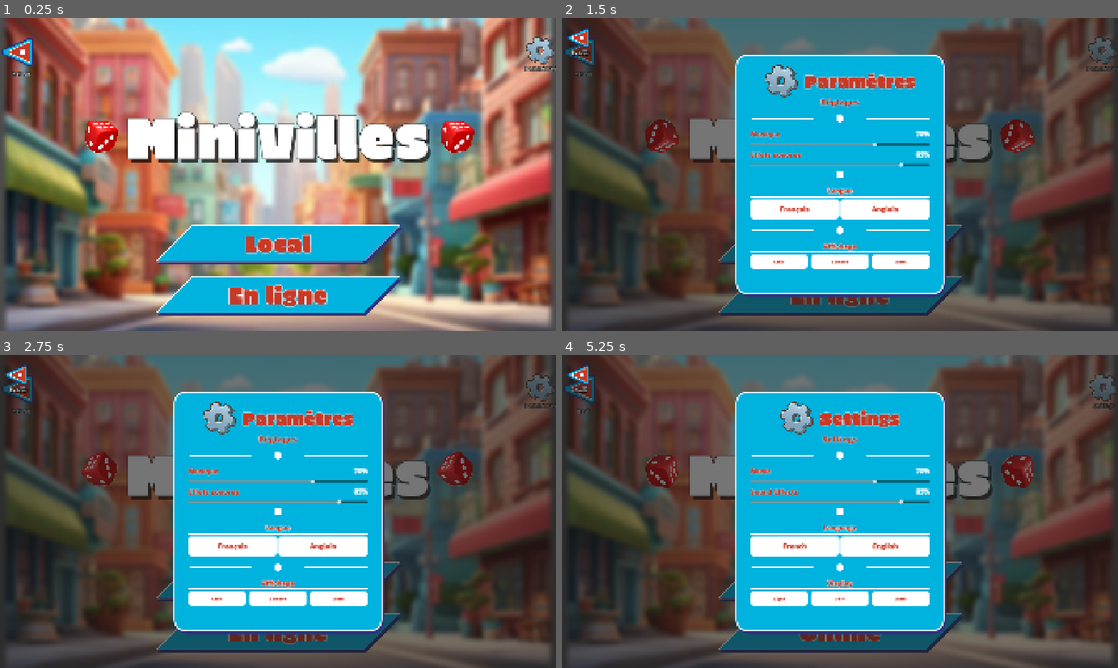
Above: before the commit, frames 1-4 (two rows, left to right).
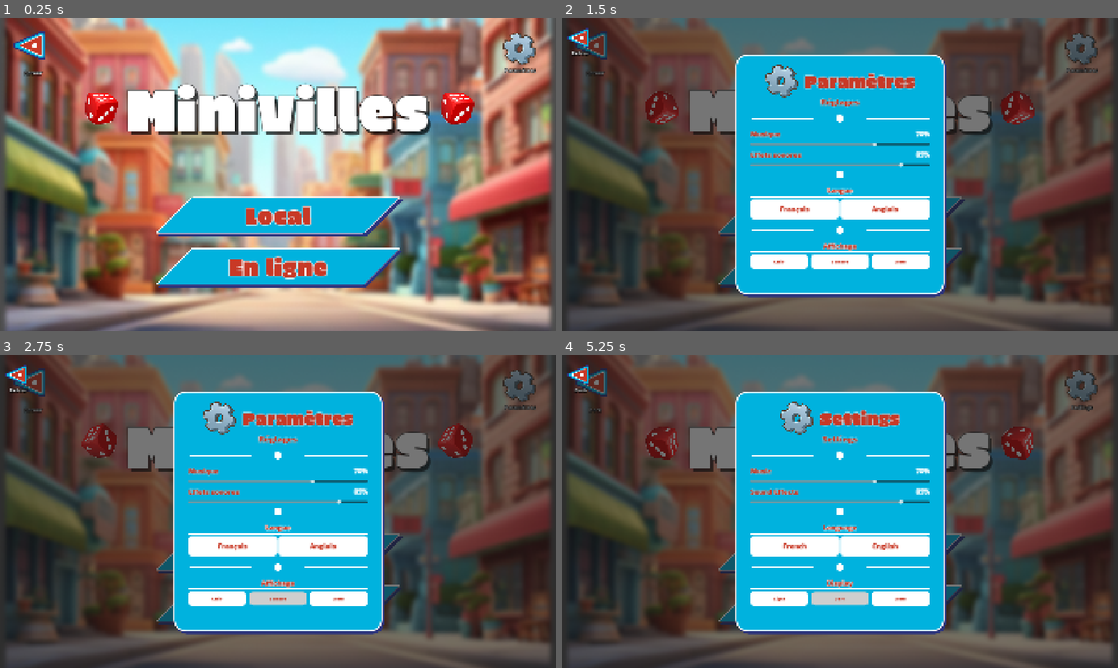
Above: after the commit, the same moments.

Repository: NyHaja/Minivilles
Game: Godot game, scene res://scene/Ecran principale/mode_de_jeu.tscn
The game is run twice, just before and just after one commit, with the same random seed, the same clock (stepped at 60 frames per second) and the same inputs. This scene is started directly instead of the project's main scene.
Inputs (mouse positions are in pixels of both pictures, inside the frame that each line leads up to; where the layout moved, square brackets give the same spot in the first picture):
- Up to frame 1 (0.25 s): no input
- Up to frame 2 (1.5 s): click (1079, 49) [1101, 49] at 0.5 s; click "Local" at 1.25 s
- Up to frame 3 (2.75 s): click "En ligne" at 2 s
- Up to frame 4 (5.25 s): click (595, 383) at 2.77 s; click "Français" at 3.5 s; click "Anglais" at 4.25 s; click "Online" at 5 s

The runs differ from the first frame. In frame 1, 27% of the frame differs, in the area x 0-100%, y 4-96%; in frame 2, 8.9%; in frame 3, 9.4%; in frame 4, 9.3%.

Commit message:
Uniformisation effets boutons et corrections navigation IHM
- Suppression des tweens modulate sur tous les boutons (btn_solo, btn_multi, btn_creer, btn_pret, btn_parametres, btn_regles, btn_parametres_attente_lobby, stats_joueur, attente_lobby)
- Ajout texture_hover sur TextureButtons (backArrowPress, iconeparamètre) dans mode_de_jeu, local_lobby, rejoindre_lobby, choix_lobby
- Correction navigation bouton retour dans local_lobby, rejoindre_lobby, mode_de_jeu
- Fleches directionnelles (btn_fleche.gd) : effet scale+assombrissement au clic uniquement
- mode_de_jeu : remplacement section Règles par bouton Retour, BtnParametres fonctionnel
- Taille Fleche retour dans mode_de_jeu : 150x150
- Correction Content mouse_filter=2 pour éviter blocage des clics sur BtnRetour
- Fix navigation profil.gd vers connected_screen.tscn

Diff:
--- a/mini-ville/scene/Ecran principale/mode_de_jeu.tscn
+++ b/mini-ville/scene/Ecran principale/mode_de_jeu.tscn
@@ -13,6 +13,7 @@
 [ext_resource type="LabelSettings" uid="uid://d1nxsgm600800" path="res://assets/Themebtn/new_label_settings.tres" id="13_v37wi"]
 [ext_resource type="Texture2D" uid="uid://dsqby0bl5kmvw" path="res://assets/icon/settingicon.png" id="14_fny1t"]
 [ext_resource type="Script" uid="uid://btjy2f3fivf6f" path="res://script/scene/Popup/btn_parametres.gd" id="15_mqpi4"]
+[ext_resource type="Texture2D" uid="uid://kvqwb5inm5vu" path="res://assets/icon/iconeparamètre.png" id="14_hover"]
 [ext_resource type="Texture2D" uid="uid://c1imgygktxl57" path="res://assets/icon/backArrow.png" id="16_back"]
 [ext_resource type="Texture2D" uid="uid://bs4j15ninqarw" path="res://assets/icon/backArrowPress.png" id="17_backp"]
 
@@ -43,57 +44,9 @@
 anchor_bottom = 1.0
 grow_horizontal = 2
 grow_vertical = 2
+mouse_filter = 2
 theme_override_constants/separation = 50
 alignment = 1
-
-[node name="HBoxContainer2" type="HBoxContainer" parent="Content" unique_id=1713461663]
-layout_mode = 2
-
-[node name="BtnRetour" type="VBoxContainer" parent="Content/HBoxContainer2" unique_id=100000050]
-layout_mode = 2
-size_flags_horizontal = 0
-mouse_filter = 0
-theme_override_constants/separation = 5
-
-[node name="Fleche" type="TextureButton" parent="Content/HBoxContainer2/BtnRetour" unique_id=1943198583]
-custom_minimum_size = Vector2(70, 70)
-layout_mode = 2
-size_flags_horizontal = 4
-mouse_filter = 2
-texture_normal = ExtResource("16_back")
-texture_pressed = ExtResource("17_backp")
-texture_hover = ExtResource("17_backp")
-stretch_mode = 5
-
-[node name="TexteRetour" type="Label" parent="Content/HBoxContainer2/BtnRetour" unique_id=100000052]
-layout_mode = 2
-size_flags_horizontal = 4
-text = "Retour"
-label_settings = ExtResource("13_v37wi")
-horizontal_alignment = 1
-
-[node name="VBoxContainer" type="VBoxContainer" parent="Content/HBoxContainer2" unique_id=920821242]
-layout_mode = 2
-size_flags_horizontal = 10
-theme_override_constants/separation = -20
-alignment = 1
-
-[node name="BtnParametres" type="TextureButton" parent="Content/HBoxContainer2/VBoxContainer" unique_id=382097206]
-custom_minimum_size = Vector2(100, 100)
-layout_mode = 2
-size_flags_horizontal = 4
-size_flags_vertical = 3
-texture_normal = ExtResource("14_fny1t")
-ignore_texture_size = true
-stretch_mode = 5
-script = ExtResource("15_mqpi4")
-
-[node name="TexteParametres" type="Label" parent="Content/HBoxContainer2/VBoxContainer" unique_id=1191556903]
-layout_mode = 2
-size_flags_vertical = 6
-text = "Paramètres"
-label_settings = ExtResource("13_v37wi")
-horizontal_alignment = 1
 
 [node name="Title" type="MarginContainer" parent="Content" unique_id=300086292]
 layout_mode = 2
@@ -172,3 +125,51 @@
 theme_override_styles/focus = ExtResource("7_y6f07")
 text = "En ligne"
 script = ExtResource("10_okktj")
+
+[node name="BtnRetour" type="VBoxContainer" parent="." unique_id=100000050]
+layout_mode = 0
+offset_left = 30.0
+offset_top = 20.0
+offset_right = 200.0
+offset_bottom = 160.0
+theme_override_constants/separation = 5
+
+[node name="Fleche" type="TextureButton" parent="BtnRetour" unique_id=1943198583]
+custom_minimum_size = Vector2(150, 150)
+layout_mode = 2
+size_flags_horizontal = 4
+texture_normal = ExtResource("16_back")
+texture_pressed = ExtResource("17_backp")
+texture_hover = ExtResource("17_backp")
+ignore_texture_size = true
+stretch_mode = 5
+
+[node name="TexteRetour" type="Label" parent="BtnRetour" unique_id=100000052]
+layout_mode = 2
+size_flags_horizontal = 4
+text = "Retour"
+label_settings = ExtResource("13_v37wi")
+horizontal_alignment = 1
+
+[node name="BtnParametres" type="TextureButton" parent="." unique_id=382097206]
+layout_mode = 0
+offset_left = 1736.0
+offset_top = 48.0
+offset_right = 1852.0
+offset_bottom = 164.0
+texture_normal = ExtResource("14_fny1t")
+texture_pressed = ExtResource("14_hover")
+texture_hover = ExtResource("14_hover")
+ignore_texture_size = true
+stretch_mode = 5
+script = ExtResource("15_mqpi4")
+
+[node name="TexteParametres" type="Label" parent="." unique_id=1191556903]
+layout_mode = 0
+offset_left = 1676.0
+offset_top = 166.0
+offset_right = 1915.0
+offset_bottom = 206.0
+text = "Paramètres"
+label_settings = ExtResource("13_v37wi")
+horizontal_alignment = 1
--- a/mini-ville/scene/Local/local_lobby.tscn
+++ b/mini-ville/scene/Local/local_lobby.tscn
@@ -10,6 +10,7 @@
 [ext_resource type="Texture2D" uid="uid://dulxo2tcqe74g" path="res://assets/icon/chronometre.png" id="10_1tuen"]
 [ext_resource type="Texture2D" uid="uid://b6rtifuh8un50" path="res://assets/icon/joueur.png" id="10_qqwuh"]
 [ext_resource type="Texture2D" uid="uid://c1imgygktxl57" path="res://assets/icon/backArrow.png" id="11_vus0f"]
+[ext_resource type="Texture2D" uid="uid://bs4j15ninqarw" path="res://assets/icon/backArrowPress.png" id="11_backp"]
 [ext_resource type="StyleBox" uid="uid://dyofc8inyhga3" path="res://assets/Themebtn/butonstyle.tres" id="13_yejr6"]
 [ext_resource type="StyleBox" uid="uid://dp1n54e7xh6d1" path="res://assets/Themebtn/butonstylePress.tres" id="14_nmhnt"]
 
@@ -53,12 +54,14 @@
 mouse_filter = 0
 theme_override_constants/separation = 5
 
-[node name="Fleche" type="TextureRect" parent="BtnRetour" unique_id=100000051]
+[node name="Fleche" type="TextureButton" parent="BtnRetour" unique_id=100000051]
 custom_minimum_size = Vector2(70, 70)
 layout_mode = 2
 size_flags_horizontal = 4
-mouse_filter = 2
-texture = ExtResource("11_vus0f")
+texture_normal = ExtResource("11_vus0f")
+texture_pressed = ExtResource("11_backp")
+texture_hover = ExtResource("11_backp")
+ignore_texture_size = true
 stretch_mode = 5
 
 [node name="TexteRetour" type="Label" parent="BtnRetour" unique_id=100000052]
@@ -75,6 +78,7 @@
 anchor_bottom = 1.0
 grow_horizontal = 2
 grow_vertical = 2
+mouse_filter = 2
 theme_override_constants/separation = 15
 alignment = 1
 
--- a/mini-ville/scene/Multijoueur/choix_lobby.tscn
+++ b/mini-ville/scene/Multijoueur/choix_lobby.tscn
@@ -7,6 +7,7 @@
 [ext_resource type="Script" uid="uid://0gh11ajwtoq3" path="res://script/scene/Local/de.gd" id="4_voudi"]
 [ext_resource type="LabelSettings" uid="uid://ch3eob5twgr5n" path="res://assets/Themebtn/miniville.tres" id="5_5d6vx"]
 [ext_resource type="Texture2D" uid="uid://dsqby0bl5kmvw" path="res://assets/icon/settingicon.png" id="5_5e00k"]
+[ext_resource type="Texture2D" uid="uid://kvqwb5inm5vu" path="res://assets/icon/iconeparamètre.png" id="5_hover"]
 [ext_resource type="Texture2D" uid="uid://bcowl0kyuw8d1" path="res://assets/icon/dice.png" id="7_c443o"]
 [ext_resource type="FontFile" uid="uid://dql41vkn5vfyl" path="res://assets/Fonts/EricaOne-Regular.ttf" id="7_hgeqn"]
 [ext_resource type="StyleBox" uid="uid://dyofc8inyhga3" path="res://assets/Themebtn/butonstyle.tres" id="8_cmag3"]
@@ -59,7 +60,6 @@
 custom_minimum_size = Vector2(70, 70)
 layout_mode = 2
 size_flags_horizontal = 4
-mouse_filter = 2
 texture_normal = ExtResource("3_5e00k")
 texture_pressed = ExtResource("4_c443o")
 texture_hover = ExtResource("4_c443o")
@@ -83,6 +83,8 @@
 size_flags_horizontal = 4
 size_flags_vertical = 3
 texture_normal = ExtResource("5_5e00k")
+texture_pressed = ExtResource("5_hover")
+texture_hover = ExtResource("5_hover")
 ignore_texture_size = true
 stretch_mode = 5
 script = ExtResource("13_i8vfo")
--- a/mini-ville/scene/Multijoueur/rejoindre_lobby.tscn
+++ b/mini-ville/scene/Multijoueur/rejoindre_lobby.tscn
@@ -3,6 +3,8 @@
 [ext_resource type="Script" uid="uid://cfo0iiykc6iud" path="res://script/scene/Multijoueur/rejoindre_lobby.gd" id="1_rcr0h"]
 [ext_resource type="Texture2D" uid="uid://0h56cl0cwlwg" path="res://assets/Background/bg_lobby.png" id="2_sbngy"]
 [ext_resource type="Texture2D" uid="uid://dai68kq41v4bn" path="res://assets/icon/backArrow.png" id="3_rcr0h"]
+[ext_resource type="Texture2D" uid="uid://bs4j15ninqarw" path="res://assets/icon/backArrowPress.png" id="3_backp"]
+[ext_resource type="Texture2D" uid="uid://kvqwb5inm5vu" path="res://assets/icon/iconeparamètre.png" id="5_hover"]
 [ext_resource type="LabelSettings" uid="uid://d1nxsgm600800" path="res://assets/Themebtn/new_label_settings.tres" id="4_i2uor"]
 [ext_resource type="Texture2D" uid="uid://bor17sgvxdsvw" path="res://assets/icon/settingicon.png" id="5_sbngy"]
 [ext_resource type="Script" uid="uid://btjy2f3fivf6f" path="res://script/scene/Popup/btn_parametres.gd" id="6_wubpy"]
@@ -98,12 +100,14 @@
 mouse_filter = 0
 theme_override_constants/separation = 5
 
-[node name="Fleche" type="TextureRect" parent="BtnRetour" unique_id=100000051]
+[node name="Fleche" type="TextureButton" parent="BtnRetour" unique_id=100000051]
 custom_minimum_size = Vector2(70, 70)
 layout_mode = 2
 size_flags_horizontal = 4
-mouse_filter = 2
-texture = ExtResource("3_rcr0h")
+texture_normal = ExtResource("3_rcr0h")
+texture_pressed = ExtResource("3_backp")
+texture_hover = ExtResource("3_backp")
+ignore_texture_size = true
 stretch_mode = 5
 
 [node name="TexteRetour" type="Label" parent="BtnRetour" unique_id=100000052]
@@ -120,6 +124,10 @@
 offset_right = 1852.0
 offset_bottom = 164.0
 texture_normal = ExtResource("5_sbngy")
+texture_pressed = ExtResource("5_hover")
+texture_hover = ExtResource("5_hover")
+ignore_texture_size = true
+stretch_mode = 5
 script = ExtResource("6_wubpy")
 
 [node name="TexteParametres" type="Label" parent="." unique_id=2020493256]
--- a/mini-ville/script/scene/Ecran principal/local_lobby.gd
+++ b/mini-ville/script/scene/Ecran principal/local_lobby.gd
@@ -19,19 +19,8 @@
 	%ArrowGaucheJoueurs.pressed.connect(_on_joueurs_gauche)
 	%ArrowDroiteJoueurs.pressed.connect(_on_joueurs_droite)
 	%BtnLancer.pressed.connect(_on_lancer)
-	%BtnLancer.mouse_entered.connect(func():
-		var t = %BtnLancer.create_tween()
-		t.tween_property(%BtnLancer, "modulate", Color(1.3, 1.3, 1.3), 0.1))
-	%BtnLancer.mouse_exited.connect(func():
-		var t = %BtnLancer.create_tween()
-		t.tween_property(%BtnLancer, "modulate", Color(1, 1, 1), 0.1))
-	%BtnLancer.button_down.connect(func():
-		var t = %BtnLancer.create_tween()
-		t.tween_property(%BtnLancer, "modulate", Color(0.7, 0.7, 0.7), 0.05))
-	%BtnLancer.button_up.connect(func():
-		var t = %BtnLancer.create_tween()
-		t.tween_property(%BtnLancer, "modulate", Color(1, 1, 1), 0.1))
-	pass # retour géré dans _input
+	$BtnRetour/Fleche.pressed.connect(func():
+		get_tree().change_scene_to_file("res://scene/Ecran principale/mode_de_jeu.tscn"))
 	_update_joueurs()
 
 
@@ -73,10 +62,6 @@
 	get_tree().change_scene_to_file("res://scene/Prototype/V3/main.tscn")
 
 
-func _input(event):
-	if event is InputEventMouseButton and event.button_index == MOUSE_BUTTON_LEFT and event.pressed:
-		if $BtnRetour.get_global_rect().has_point(event.position):
-			get_tree().change_scene_to_file("res://scene/Ecran principale/mode_de_jeu.tscn")
 
 
 func _update_joueurs():
--- a/mini-ville/script/scene/Ecran principal/mode_de_jeu.gd
+++ b/mini-ville/script/scene/Ecran principal/mode_de_jeu.gd
@@ -1,9 +1,8 @@
 extends Control
 
 func _ready():
-	$Content/HBoxContainer2/BtnRetour.gui_input.connect(func(event):
-		if event is InputEventMouseButton and event.button_index == MOUSE_BUTTON_LEFT and event.pressed:
-			if PlayerData.is_logged_in():
-				get_tree().change_scene_to_file("res://scene/Ecran principale/connected_screen.tscn")
-			else:
-				get_tree().change_scene_to_file("res://scene/Ecran principale/guest_screen.tscn"))
+	$BtnRetour/Fleche.pressed.connect(func():
+		if PlayerData.is_logged_in():
+			get_tree().change_scene_to_file("res://scene/Ecran principale/connected_screen.tscn")
+		else:
+			get_tree().change_scene_to_file("res://scene/Ecran principale/guest_screen.tscn"))
--- a/mini-ville/script/scene/Local/btn_multi.gd
+++ b/mini-ville/script/scene/Local/btn_multi.gd
@@ -2,31 +2,7 @@
 
 
 func _ready():
-	mouse_entered.connect(_on_hover_start)
-	mouse_exited.connect(_on_hover_end)
-	button_down.connect(_on_button_down)
-	button_up.connect(_on_button_up)
 	pressed.connect(_on_pressed)
-
-
-func _on_hover_start():
-	var tween = create_tween()
-	tween.tween_property(self, "modulate", Color(1.3, 1.3, 1.3), 0.1)
-
-
-func _on_hover_end():
-	var tween = create_tween()
-	tween.tween_property(self, "modulate", Color(1, 1, 1), 0.1)
-
-
-func _on_button_down():
-	var tween = create_tween()
-	tween.tween_property(self, "modulate", Color(0.7, 0.7, 0.7), 0.05)
-
-
-func _on_button_up():
-	var tween = create_tween()
-	tween.tween_property(self, "modulate", Color(1, 1, 1), 0.1)
 
 
 func _on_pressed():
--- a/mini-ville/script/scene/Local/btn_solo.gd
+++ b/mini-ville/script/scene/Local/btn_solo.gd
@@ -2,31 +2,7 @@
 
 
 func _ready():
-	mouse_entered.connect(_on_hover_start)
-	mouse_exited.connect(_on_hover_end)
-	button_down.connect(_on_button_down)
-	button_up.connect(_on_button_up)
 	pressed.connect(_on_pressed)
-
-
-func _on_hover_start():
-	var tween = create_tween()
-	tween.tween_property(self, "modulate", Color(1.3, 1.3, 1.3), 0.1)
-
-
-func _on_hover_end():
-	var tween = create_tween()
-	tween.tween_property(self, "modulate", Color(1, 1, 1), 0.1)
-
-
-func _on_button_down():
-	var tween = create_tween()
-	tween.tween_property(self, "modulate", Color(0.7, 0.7, 0.7), 0.05)
-
-
-func _on_button_up():
-	var tween = create_tween()
-	tween.tween_property(self, "modulate", Color(1, 1, 1), 0.1)
 
 
 func _on_pressed():
--- a/mini-ville/script/scene/Multijoueur/attente_lobby.gd
+++ b/mini-ville/script/scene/Multijoueur/attente_lobby.gd
@@ -58,20 +58,9 @@
 func _setup_joueur_click(joueur: Control, nom: String):
 	var icon = joueur.get_node("Icon")
 	icon.mouse_filter = Control.MOUSE_FILTER_STOP
-	icon.mouse_entered.connect(func():
-		var t = icon.create_tween()
-		t.tween_property(icon, "modulate", Color(1.3, 1.3, 1.3), 0.1))
-	icon.mouse_exited.connect(func():
-		var t = icon.create_tween()
-		t.tween_property(icon, "modulate", Color(1, 1, 1), 0.1))
 	icon.gui_input.connect(func(event):
 		if event is InputEventMouseButton and event.button_index == MOUSE_BUTTON_LEFT:
-			if event.pressed:
-				var t = icon.create_tween()
-				t.tween_property(icon, "modulate", Color(0.7, 0.7, 0.7), 0.05)
-			else:
-				var t = icon.create_tween()
-				t.tween_property(icon, "modulate", Color(1.3, 1.3, 1.3), 0.1)
+			if not event.pressed:
 				_ouvrir_stats(nom))
 
 
--- a/mini-ville/script/scene/Multijoueur/btn_creer.gd
+++ b/mini-ville/script/scene/Multijoueur/btn_creer.gd
@@ -2,31 +2,7 @@
 
 
 func _ready():
-	mouse_entered.connect(_on_hover_start)
-	mouse_exited.connect(_on_hover_end)
-	button_down.connect(_on_button_down)
-	button_up.connect(_on_button_up)
 	pressed.connect(_on_pressed)
-
-
-func _on_hover_start():
-	var tween = create_tween()
-	tween.tween_property(self, "modulate", Color(1.3, 1.3, 1.3), 0.1)
-
-
-func _on_hover_end():
-	var tween = create_tween()
-	tween.tween_property(self, "modulate", Color(1, 1, 1), 0.1)
-
-
-func _on_button_down():
-	var tween = create_tween()
-	tween.tween_property(self, "modulate", Color(0.7, 0.7, 0.7), 0.05)
-
-
-func _on_button_up():
-	var tween = create_tween()
-	tween.tween_property(self, "modulate", Color(1, 1, 1), 0.1)
 
 
 func _on_pressed():
--- a/mini-ville/script/scene/Multijoueur/btn_fleche.gd
+++ b/mini-ville/script/scene/Multijoueur/btn_fleche.gd
@@ -2,20 +2,8 @@
 
 
 func _ready():
-	mouse_entered.connect(_on_hover_start)
-	mouse_exited.connect(_on_hover_end)
 	button_down.connect(_on_button_down)
 	button_up.connect(_on_button_up)
-
-
-func _on_hover_start():
-	var tween = create_tween()
-	tween.tween_property(self, "modulate", Color(1.3, 1.3, 1.3), 0.1)
-
-
-func _on_hover_end():
-	var tween = create_tween()
-	tween.tween_property(self, "modulate", Color(1, 1, 1), 0.1)
 
 
 func _on_button_down():
--- a/mini-ville/script/scene/Multijoueur/btn_pret_attente_lobby.gd
+++ b/mini-ville/script/scene/Multijoueur/btn_pret_attente_lobby.gd
@@ -2,31 +2,7 @@
 
 
 func _ready():
-	mouse_entered.connect(_on_hover_start)
-	mouse_exited.connect(_on_hover_end)
-	button_down.connect(_on_button_down)
-	button_up.connect(_on_button_up)
 	pressed.connect(_on_pressed)
-
-
-func _on_hover_start():
-	var tween = create_tween()
-	tween.tween_property(self, "modulate", Color(1.3, 1.3, 1.3), 0.1)
-
-
-func _on_hover_end():
-	var tween = create_tween()
-	tween.tween_property(self, "modulate", Color(1, 1, 1), 0.1)
-
-
-func _on_button_down():
-	var tween = create_tween()
-	tween.tween_property(self, "modulate", Color(0.7, 0.7, 0.7), 0.05)
-
-
-func _on_button_up():
-	var tween = create_tween()
-	tween.tween_property(self, "modulate", Color(1, 1, 1), 0.1)
 
 
 func _on_pressed():
--- a/mini-ville/script/scene/Multijoueur/choix_lobby.gd
+++ b/mini-ville/script/scene/Multijoueur/choix_lobby.gd
@@ -3,24 +3,7 @@
 signal on_back
 
 func _ready():
-	_setup_btn($Content/BtnCreerWrap/BtnCreer, func(): get_tree().change_scene_to_file("res://scene/Multijoueur/creation_lobby.tscn"))
-	_setup_btn($Content/BtnRejoindreWrap/BtnRejoindre, func(): get_tree().change_scene_to_file("res://scene/Multijoueur/rejoindre_lobby.tscn"))
-	$Content/HBoxContainer2/BtnRetour.gui_input.connect(func(event):
-		if event is InputEventMouseButton and event.button_index == MOUSE_BUTTON_LEFT and event.pressed:
-			get_tree().change_scene_to_file("res://scene/Ecran principale/mode_de_jeu.tscn"))
-
-
-func _setup_btn(btn: Button, on_press: Callable):
-	btn.pressed.connect(on_press)
-	btn.mouse_entered.connect(func():
-		var t = btn.create_tween()
-		t.tween_property(btn, "modulate", Color(1.3, 1.3, 1.3), 0.1))
-	btn.mouse_exited.connect(func():
-		var t = btn.create_tween()
-		t.tween_property(btn, "modulate", Color(1, 1, 1), 0.1))
-	btn.button_down.connect(func():
-		var t = btn.create_tween()
-		t.tween_property(btn, "modulate", Color(0.7, 0.7, 0.7), 0.05))
-	btn.button_up.connect(func():
-		var t = btn.create_tween()
-		t.tween_property(btn, "modulate", Color(1, 1, 1), 0.1))
+	$Content/BtnCreerWrap/BtnCreer.pressed.connect(func(): get_tree().change_scene_to_file("res://scene/Multijoueur/creation_lobby.tscn"))
+	$Content/BtnRejoindreWrap/BtnRejoindre.pressed.connect(func(): get_tree().change_scene_to_file("res://scene/Multijoueur/rejoindre_lobby.tscn"))
+	$Content/HBoxContainer2/BtnRetour/BtnBack.pressed.connect(func():
+		get_tree().change_scene_to_file("res://scene/Ecran principale/mode_de_jeu.tscn"))
--- a/mini-ville/script/scene/Multijoueur/rejoindre_lobby.gd
+++ b/mini-ville/script/scene/Multijoueur/rejoindre_lobby.gd
@@ -31,13 +31,9 @@
 	]
 	$PopupPanel/BtnRejoindre.pressed.connect(_on_rejoindre)
 	$PopupPanel/BtnFermer.pressed.connect(_fermer_popup)
+	$BtnRetour/Fleche.pressed.connect(func():
+		get_tree().change_scene_to_file("res://scene/Multijoueur/choix_lobby.tscn"))
 	_actualiser_liste()
-
-
-func _input(event):
-	if event is InputEventMouseButton and event.button_index == MOUSE_BUTTON_LEFT and event.pressed:
-		if $BtnRetour.get_global_rect().has_point(event.position):
-			get_tree().change_scene_to_file("res://scene/Multijoueur/choix_lobby.tscn")
 
 
 func _init_styles():
--- a/mini-ville/script/scene/Multijoueur/stats_joueur.gd
+++ b/mini-ville/script/scene/Multijoueur/stats_joueur.gd
@@ -5,12 +5,6 @@
 	$BtnRetour.gui_input.connect(func(event):
 		if event is InputEventMouseButton and event.pressed and event.button_index == MOUSE_BUTTON_LEFT:
 			_on_retour())
-	$BtnRetour.mouse_entered.connect(func():
-		var t = $BtnRetour.create_tween()
-		t.tween_property($BtnRetour, "modulate", Color(1.3, 1.3, 1.3), 0.1))
-	$BtnRetour.mouse_exited.connect(func():
-		var t = $BtnRetour.create_tween()
-		t.tween_property($BtnRetour, "modulate", Color(1, 1, 1), 0.1))
 
 
 func setup(nom: String, parties_jouees: int, parties_gagnees: int, rang: String = "legende"):
--- a/mini-ville/script/scene/Popup/btn_parametres.gd
+++ b/mini-ville/script/scene/Popup/btn_parametres.gd
@@ -2,31 +2,7 @@
 
 
 func _ready():
-	mouse_entered.connect(_on_hover_start)
-	mouse_exited.connect(_on_hover_end)
-	button_down.connect(_on_button_down)
-	button_up.connect(_on_button_up)
 	pressed.connect(_on_pressed)
-
-
-func _on_hover_start():
-	var tween = create_tween()
-	tween.tween_property(self, "modulate", Color(1.3, 1.3, 1.3), 0.1)
-
-
-func _on_hover_end():
-	var tween = create_tween()
-	tween.tween_property(self, "modulate", Color(1, 1, 1), 0.1)
-
-
-func _on_button_down():
-	var tween = create_tween()
-	tween.tween_property(self, "modulate", Color(0.7, 0.7, 0.7), 0.05)
-
-
-func _on_button_up():
-	var tween = create_tween()
-	tween.tween_property(self, "modulate", Color(1, 1, 1), 0.1)
 
 
 func _on_pressed():
--- a/mini-ville/script/scene/Popup/btn_parametres_attente_lobby.gd
+++ b/mini-ville/script/scene/Popup/btn_parametres_attente_lobby.gd
@@ -2,31 +2,7 @@
 
 
 func _ready():
-	mouse_entered.connect(_on_hover_start)
-	mouse_exited.connect(_on_hover_end)
-	button_down.connect(_on_button_down)
-	button_up.connect(_on_button_up)
 	pressed.connect(_on_pressed)
-
-
-func _on_hover_start():
-	var tween = create_tween()
-	tween.tween_property(self, "modulate", Color(1.3, 1.3, 1.3), 0.1)
-
-
-func _on_hover_end():
-	var tween = create_tween()
-	tween.tween_property(self, "modulate", Color(1, 1, 1), 0.1)
-
-
-func _on_button_down():
-	var tween = create_tween()
-	tween.tween_property(self, "modulate", Color(0.7, 0.7, 0.7), 0.05)
-
-
-func _on_button_up():
-	var tween = create_tween()
-	tween.tween_property(self, "modulate", Color(1, 1, 1), 0.1)
 
 
 func _on_pressed():
--- a/mini-ville/script/scene/Popup/btn_regles.gd
+++ b/mini-ville/script/scene/Popup/btn_regles.gd
@@ -2,34 +2,9 @@
 
 
 func _ready():
-	mouse_entered.connect(_on_hover_start)
-	mouse_exited.connect(_on_hover_end)
-	button_down.connect(_on_button_down)
-	button_up.connect(_on_button_up)
 	pressed.connect(_on_pressed)
-
-
-func _on_hover_start():
-	var tween = create_tween()
-	tween.tween_property(self, "modulate", Color(1.3, 1.3, 1.3), 0.1)
-
-
-func _on_hover_end():
-	var tween = create_tween()
-	tween.tween_property(self, "modulate", Color(1, 1, 1), 0.1)
-
-
-func _on_button_down():
-	var tween = create_tween()
-	tween.tween_property(self, "modulate", Color(0.7, 0.7, 0.7), 0.05)
-
-
-func _on_button_up():
-	var tween = create_tween()
-	tween.tween_property(self, "modulate", Color(1, 1, 1), 0.1)
 
 
 func _on_pressed():
 	var popup = load("res://scene/popup/rules_panel.tscn").instantiate()
 	get_tree().root.add_child(popup)
-	print(get_tree().root.get_children())
Not shown: 1 places in mini-ville/scene/Ecran principale/mode_de_jeu.tscn that only renumber resources
